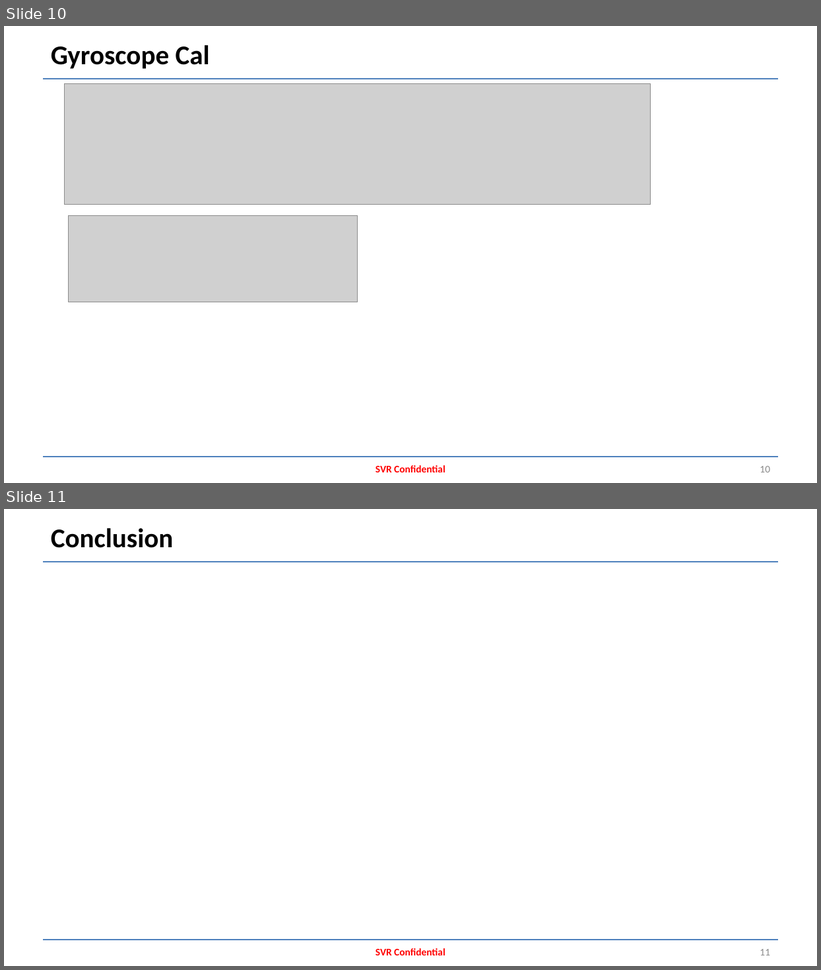
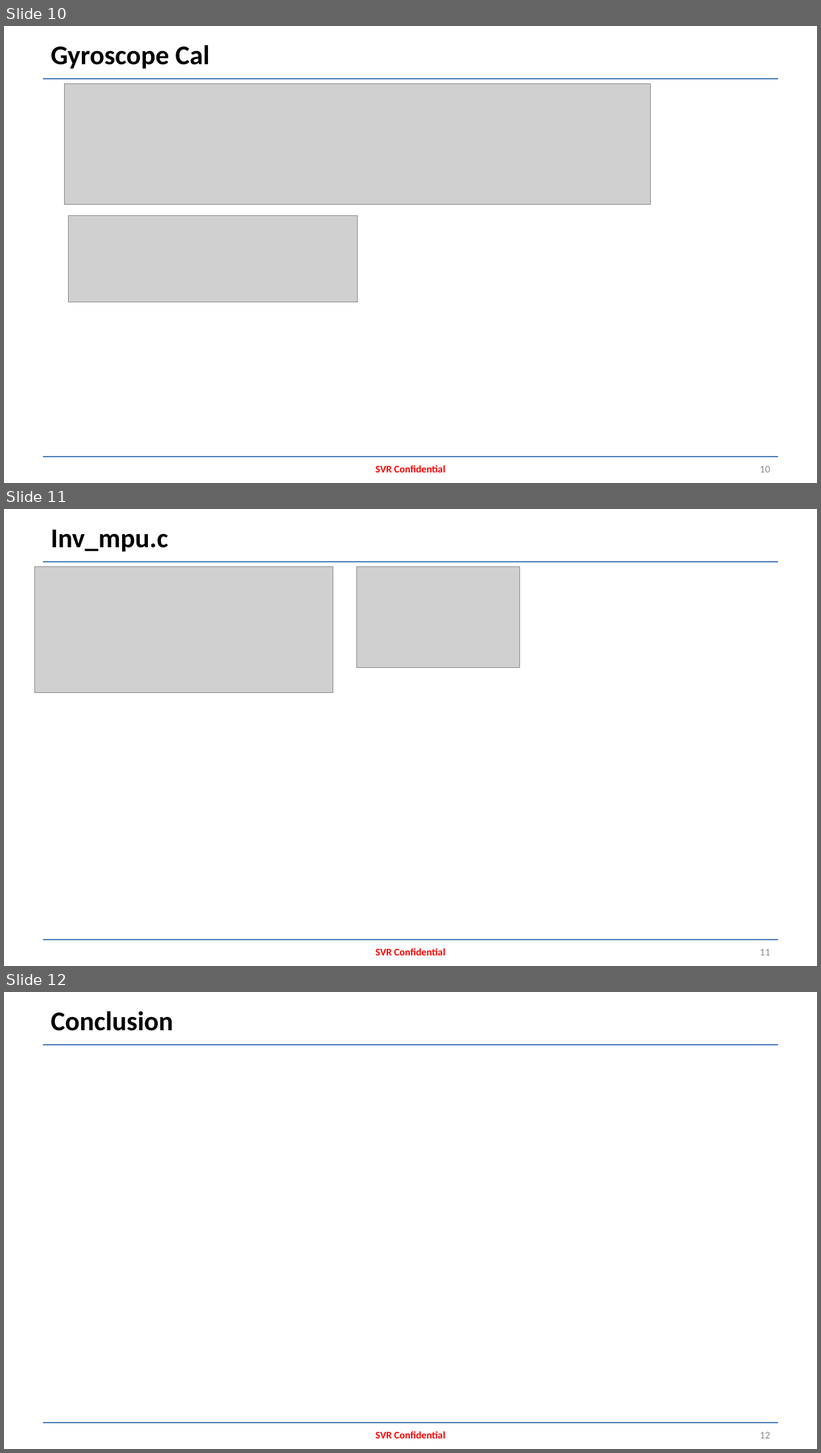
Before and after one commit to dzxxyhlZJU/HW-System, a slide deck: EE/Accel/Accel MPU-6050.pptx. Shown one above the other, each under a label of ours: slides 10 and 11 before the commit, slides 10, 11 and 12 after it. The pictures are 821x970 and 821x1453 pixels, drawn with LibreOffice and Linux fonts; fonts in the diff are those of the drawing; grey boxes stand for pictures. Boxes give left, top, right and bottom in pixels: in the first picture for what was removed or moved away, otherwise in the second. Text is boxed around its words. In the diff, an @@ line names an element or a change of style, - is before the commit and + after.

Commit message:
update slide

```diff
--- a/EE/Accel/Accel MPU-6050.pptx
+++ b/EE/Accel/Accel MPU-6050.pptx
@@ slide 11 added at bbox=[4, 509, 817, 966], background #FFFFFF; not listed: 2 template elements that a slide beside it also shows @@
@@ title added at bbox=[51, 529, 168, 552], 32 pt, text #000000, bold @@
+Inv_mpu.c
@@ picture added at bbox=[35, 567, 333, 692] @@
@@ picture added at bbox=[357, 567, 520, 668] @@
@@ text added at bbox=[376, 949, 446, 956], 12 pt, text #FF0000, bold @@
+SVR Confidential
@@ page number added at bbox=[760, 949, 770, 956], 12 pt, text #898989 @@
+11
@@ what was slide 11 is now slide 12 @@
@@ page number at bbox=[760, 1432, 770, 1439]: text changed @@
-11
+12
```
